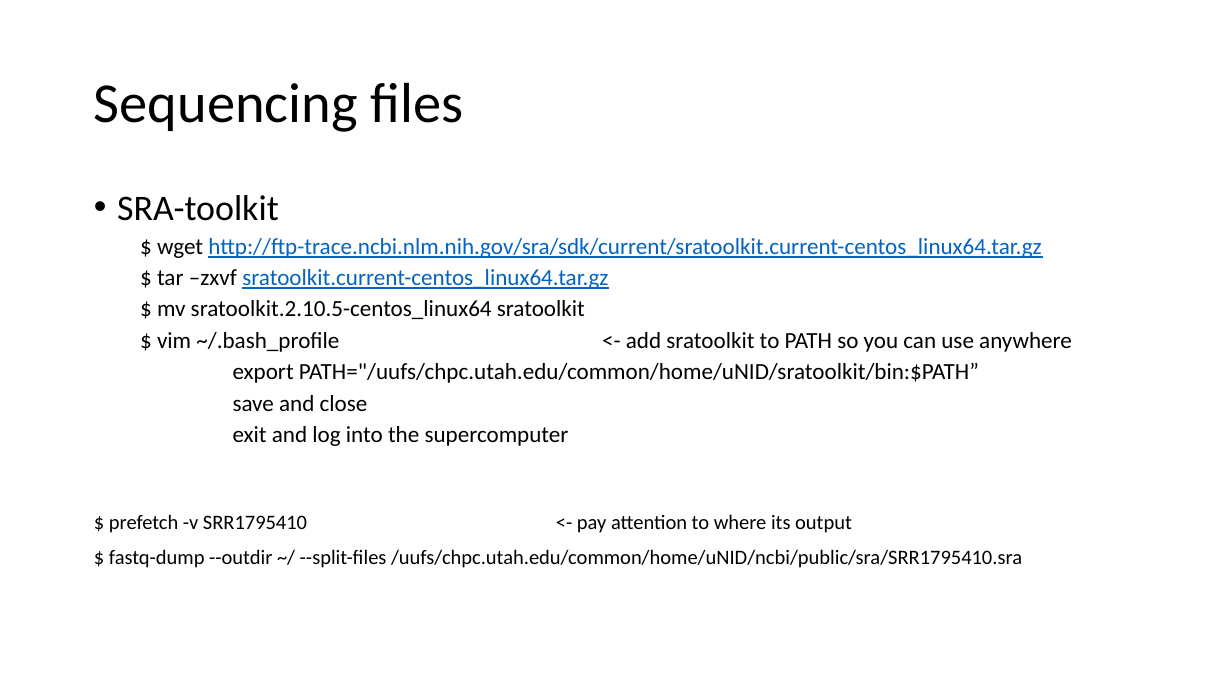
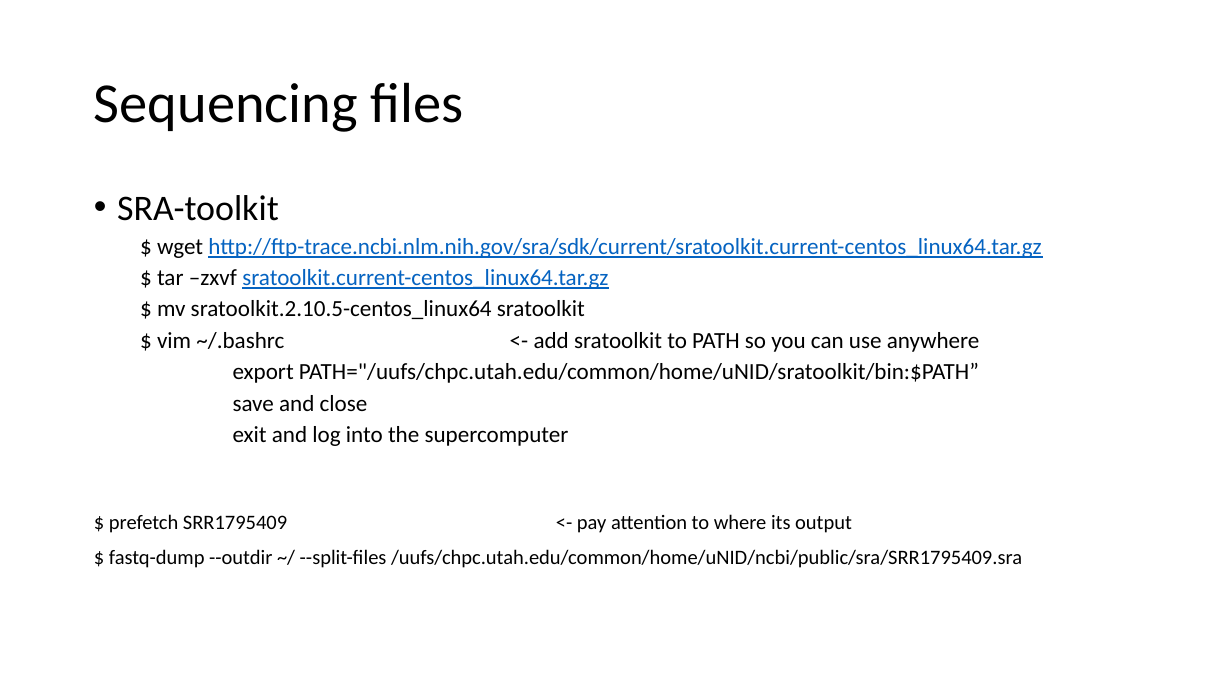
Before and after one commit to j-berg/bioinformatics-bootcamp, a slide deck: slide 4 of class_5/class_5.pptx (slide 6 before the commit). Drawn at 1232x693 pixels with LibreOffice and Linux fonts; fonts in the diff are those of the drawing. Boxes give left, top, right and bottom in pixels: in the first picture for what was removed or moved away, otherwise in the second. Text is boxed around its words. In the diff, an @@ line names an element or a change of style, - is before the commit and + after.

```diff
--- a/class_5/class_5.pptx
+++ b/class_5/class_5.pptx
@@ text at [157, 332, 980, 352]: text changed @@
-  $ vim ~/.bash_profile <- add sratoolkit to PATH so you can use anywhere
+  $ vim ~/.bashrc <- add sratoolkit to PATH so you can use anywhere
@@ text at [109, 514, 1022, 568]: text changed @@
-$ prefetch -v SRR1795410 <- pay attention to where its output
-$ fastq-dump --outdir ~/ --split-files /uufs/chpc.utah.edu/common/home/uNID/ncbi/public/sra/SRR1795410.sra
+$ prefetch SRR1795409 <- pay attention to where its output
+$ fastq-dump --outdir ~/ --split-files /uufs/chpc.utah.edu/common/home/uNID/ncbi/public/sra/SRR1795409.sra
```
Also in this commit, not shown: 4 other slides changed, 1 slide added, 1 other file.
